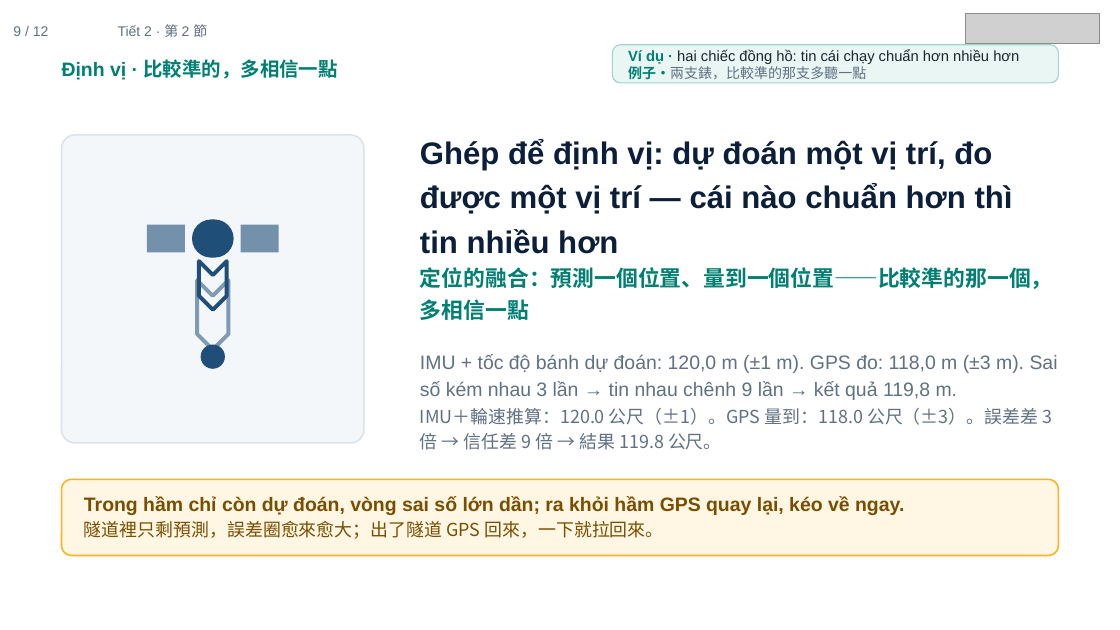
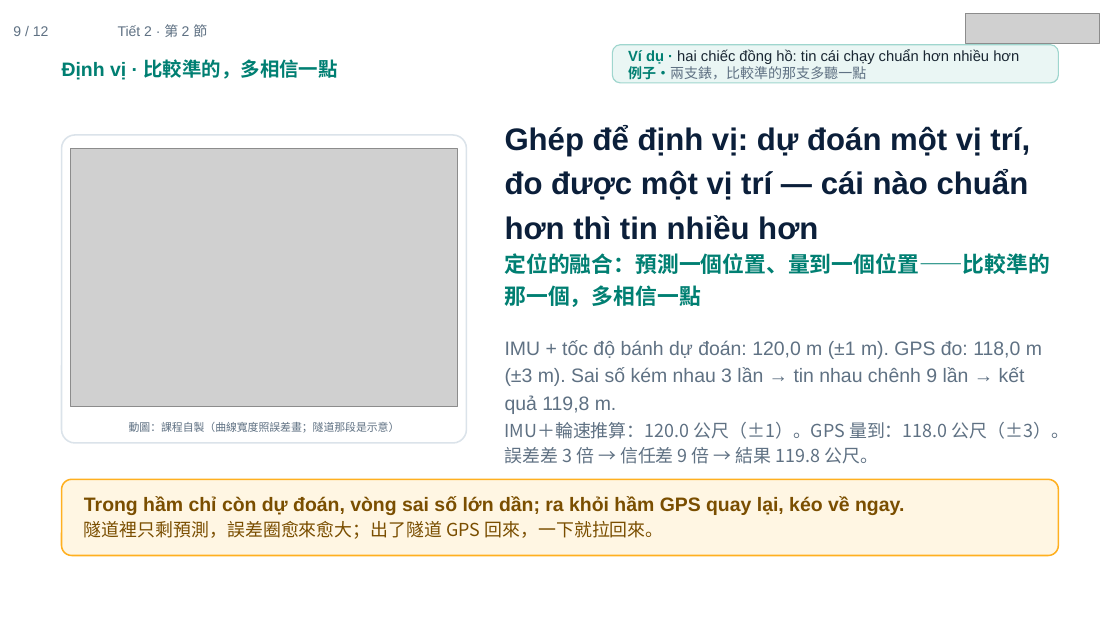
Before and after one commit to ch-neural/MITUST-Principles-of-Self-Driving-Cars, a slide deck: slide 9 of 第七週(10-22)/第七週_第2節_簡報.pptx. Drawn at 1120x630 pixels with LibreOffice and Linux fonts; fonts in the diff are those of the drawing; grey boxes stand for pictures. Boxes give left, top, right and bottom in pixels: in the first picture for what was removed or moved away, otherwise in the second. Text is boxed around its words. In the diff, an @@ line names an element or a change of style, - is before the commit and + after.

```diff
--- a/第七週(10-22)/第七週_第2節_簡報.pptx
+++ b/第七週(10-22)/第七週_第2節_簡報.pptx
@@ text "Ghép để định vị: dự ..." rewrapped from box(420, 139, 1058, 450) to box(505, 125, 1069, 464) @@
@@ rounded rectangle: place and size @@
-rounded rectangle at box(62, 136, 364, 444)
+rounded rectangle at box(62, 136, 467, 444)
@@ rounded rectangle at box(62, 136, 467, 444): fill #F4F7FA to #FFFFFF @@
@@ picture added at box(71, 149, 458, 407) @@
@@ rectangle removed at box(147, 225, 185, 253) @@
@@ rounded rectangle removed at box(192, 220, 233, 258) @@
@@ rectangle removed at box(241, 225, 279, 253) @@
@@ chevron removed at box(198, 261, 226, 309) @@
@@ chevron removed at box(197, 280, 228, 349) @@
@@ ellipse removed at box(200, 345, 225, 370) @@
@@ text added at box(129, 422, 400, 433), 7 pt, text #5F7183 @@
+動圖：課程自製（曲線寬度照誤差畫；隧道那段是示意）
```
Also in this commit, not shown: 1 other file.
